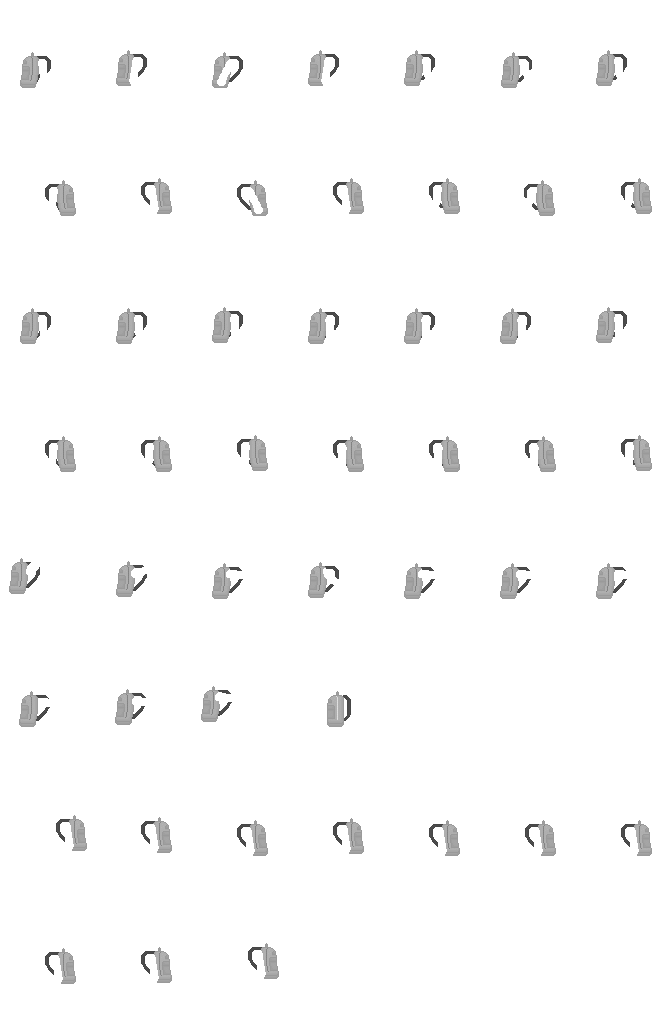
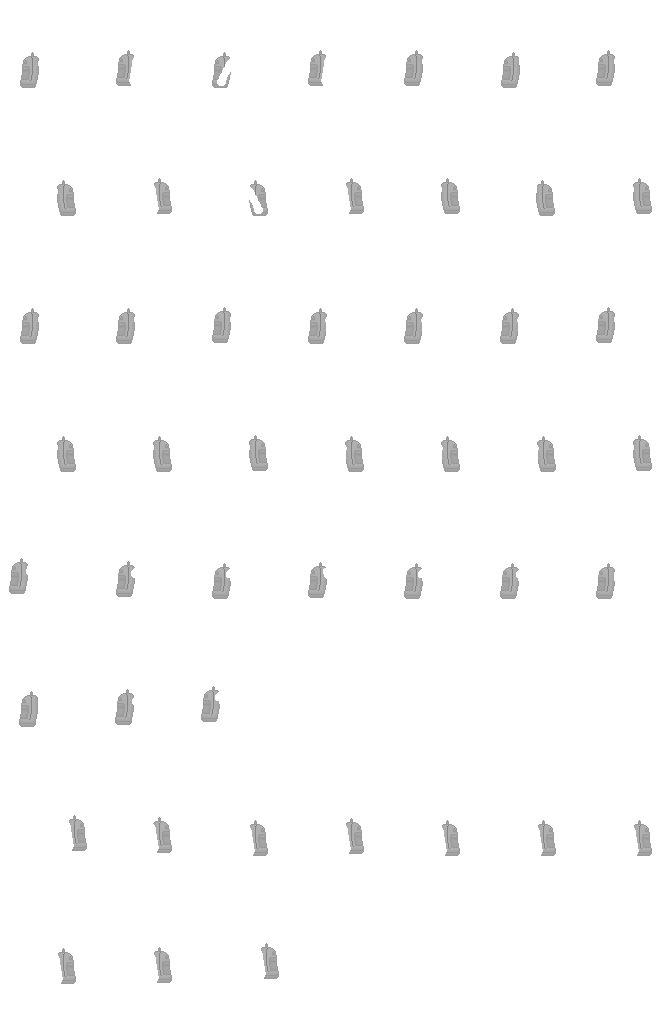
Before/after of a 672x1024 layered artwork. What changed in the layer stack:
added layer "backpack back pink" above "backpack front purple" over [26, 54, 635, 975]
hid "backpack front brown" over [26, 54, 635, 975]
hid "backpack back brown" over [26, 54, 635, 975]
